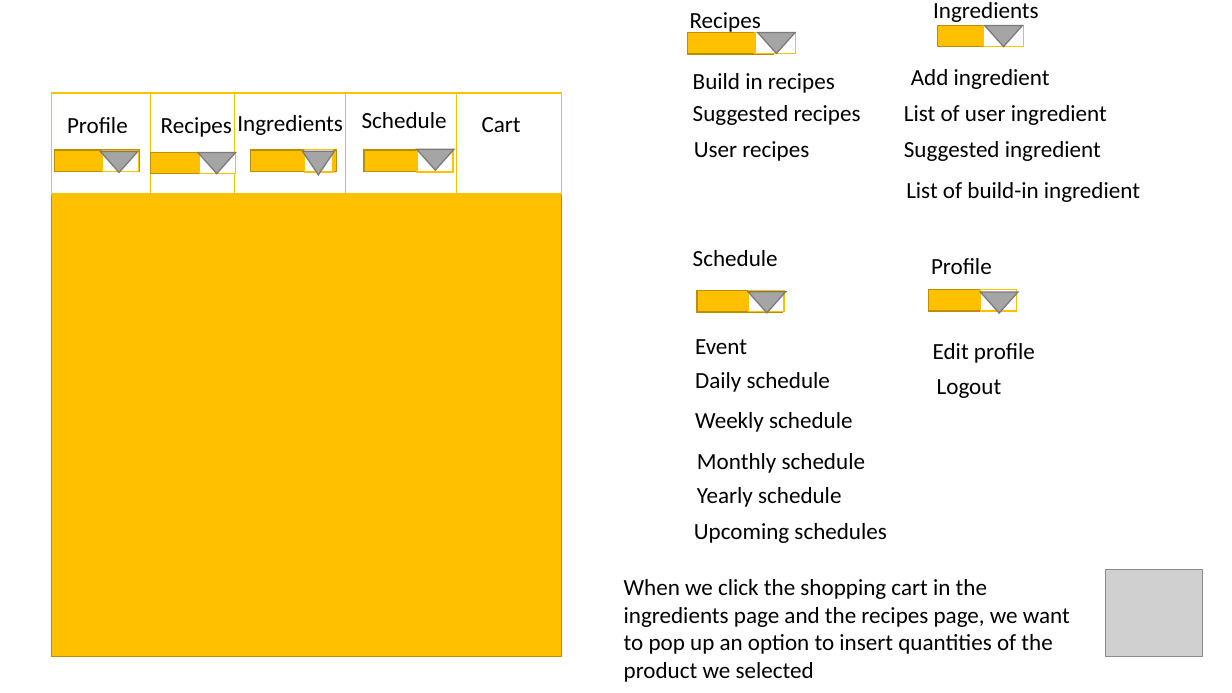
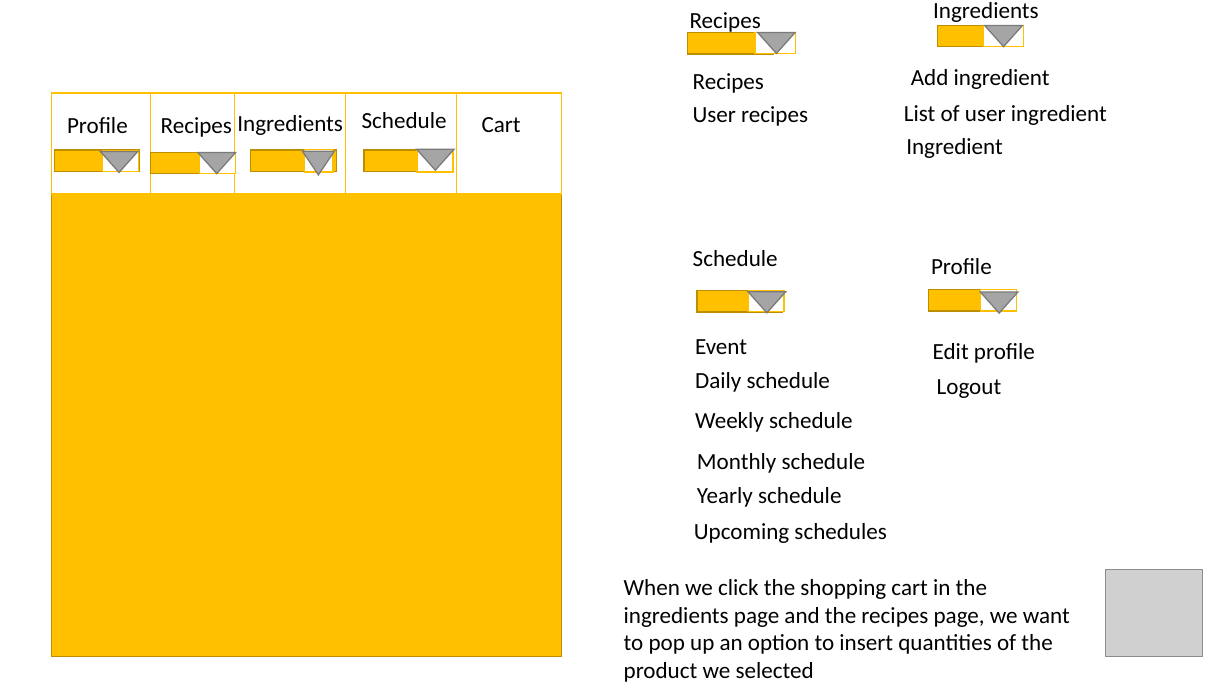
Before and after one commit to Meals-scheduler/Meals_Scheduler, a slide deck: slide 2 of User interface.pptx. Drawn at 1232x693 pixels with LibreOffice and Linux fonts; fonts in the diff are those of the drawing; grey boxes stand for pictures. Boxes give left, top, right and bottom in pixels: in the first picture for what was removed or moved away, otherwise in the second. Text is boxed around its words. In the diff, an @@ line names an element or a change of style, - is before the commit and + after.

Commit message:
fixed the details the directive gave us about the user interface

```diff
--- a/User interface.pptx
+++ b/User interface.pptx
@@ text at [693, 73, 764, 93]: text changed @@
-Build in recipes
+Recipes
@@ text "User recipes": place and size @@
-text "User recipes" at [694, 141, 809, 161]
+text "User recipes" at [693, 106, 808, 126]
@@ text removed at [693, 105, 861, 125] @@
-Suggested recipes
@@ text removed at [904, 141, 1101, 161] @@
-Suggested ingredient
@@ text at [906, 138, 1003, 158]: text changed @@
-List of build-in ingredient
+Ingredient
```
Also in this commit, not shown: 3 other slides changed, 1 slide added, 3 other files.
